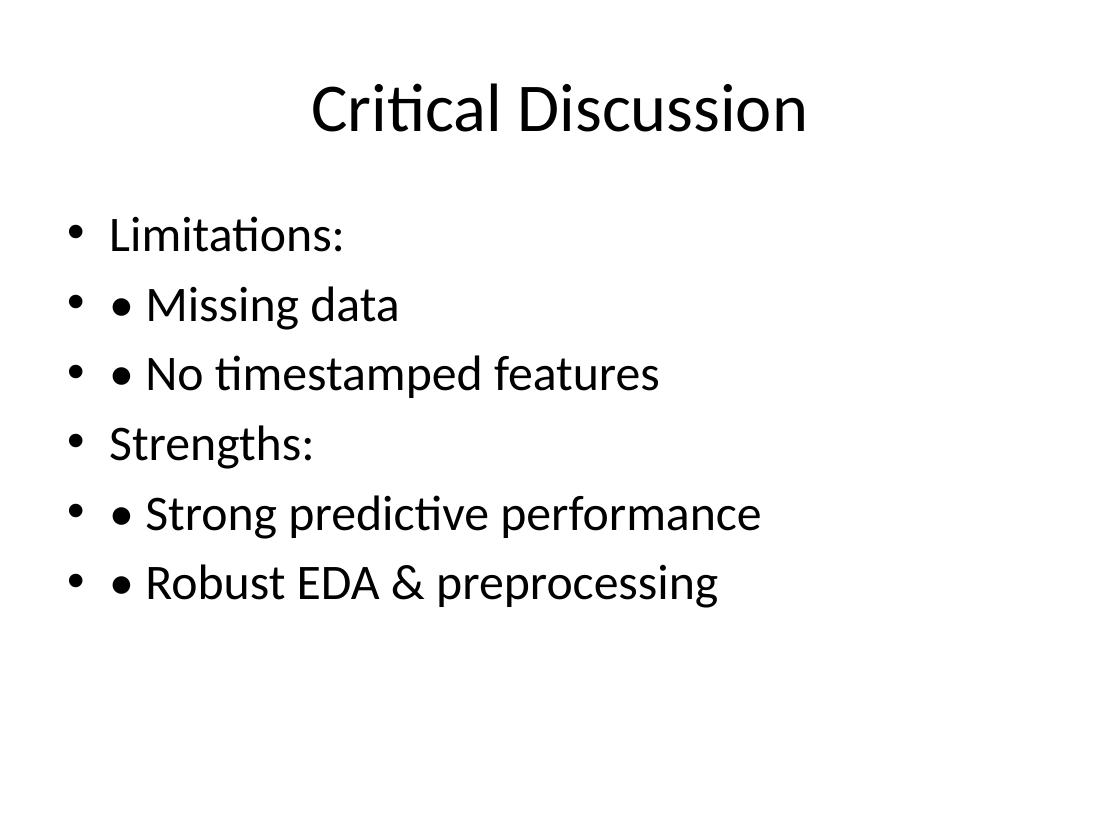
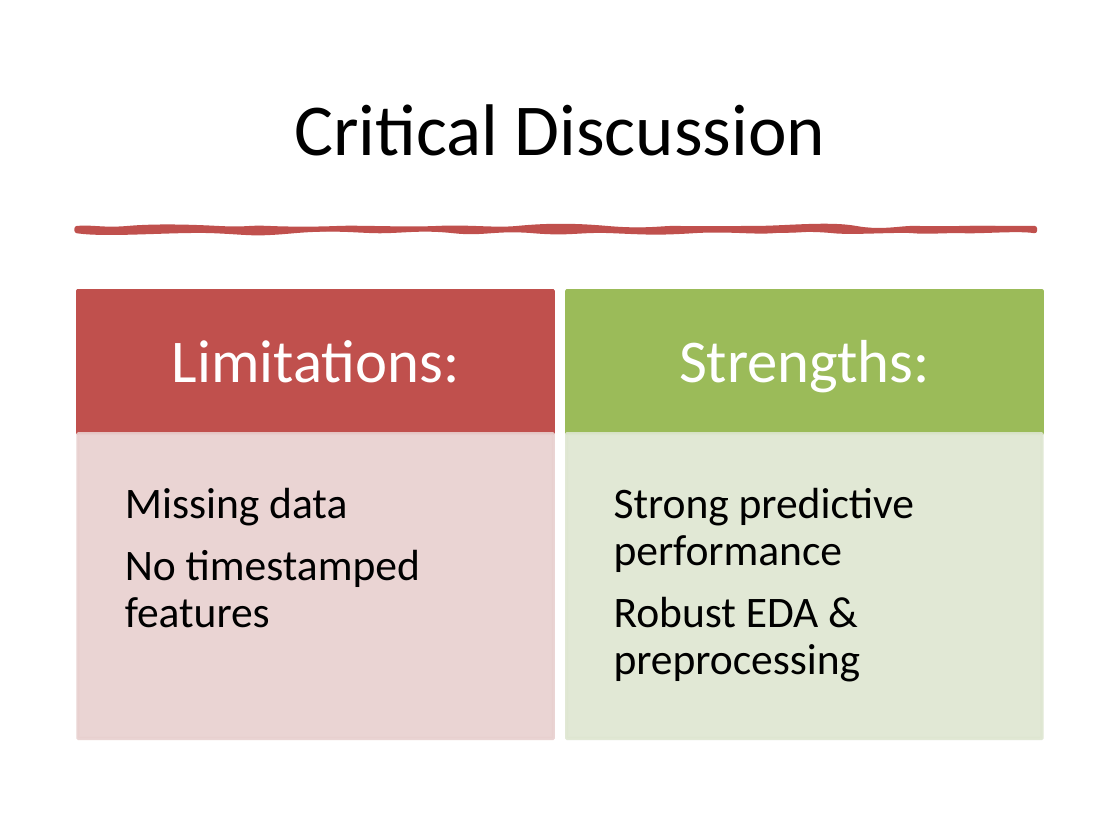
Before and after one commit to ansmalik67/multimodal-glucose-forecasting, a slide deck: slide 12 of Final_Glycaemic_Project_Presentation.pptx (slide 11 before the commit). Drawn at 1120x840 pixels with LibreOffice and Linux fonts; fonts in the diff are those of the drawing. Boxes give left, top, right and bottom in pixels: in the first picture for what was removed or moved away, otherwise in the second. Text is boxed around its words. In the diff, an @@ line names an element or a change of style, - is before the commit and + after.

```diff
--- a/Final_Glycaemic_Project_Presentation.pptx
+++ b/Final_Glycaemic_Project_Presentation.pptx
@@ title "Critical Discussion": place and size @@
-title "Critical Discussion" at bbox=[311, 83, 808, 132]
+title "Critical Discussion" at bbox=[294, 104, 825, 156]
@@ title "Critical Discussion" at bbox=[294, 104, 825, 156]: size 44 to 47 pt @@
@@ freeform shape added at bbox=[77, 228, 1035, 231], fill #C0504D, outline #C0504D 3.25 pt @@
@@ text removed at bbox=[109, 216, 761, 608] @@
-• Limitations:
-• • Missing data
-• • No timestamped features
-• Strengths:
-• • Strong predictive performance
-• • Robust EDA & preprocessing
@@ group added at bbox=[78, 291, 1043, 738]: 4 rectangles, 4 texts @@
+Limitations:
+Missing data
+No timestamped features
+Strengths:
+Strong predictive performance
+Robust EDA & preprocessing
```
Also in this commit, not shown: 13 other slides changed, 2 slides added, 1 other file.
